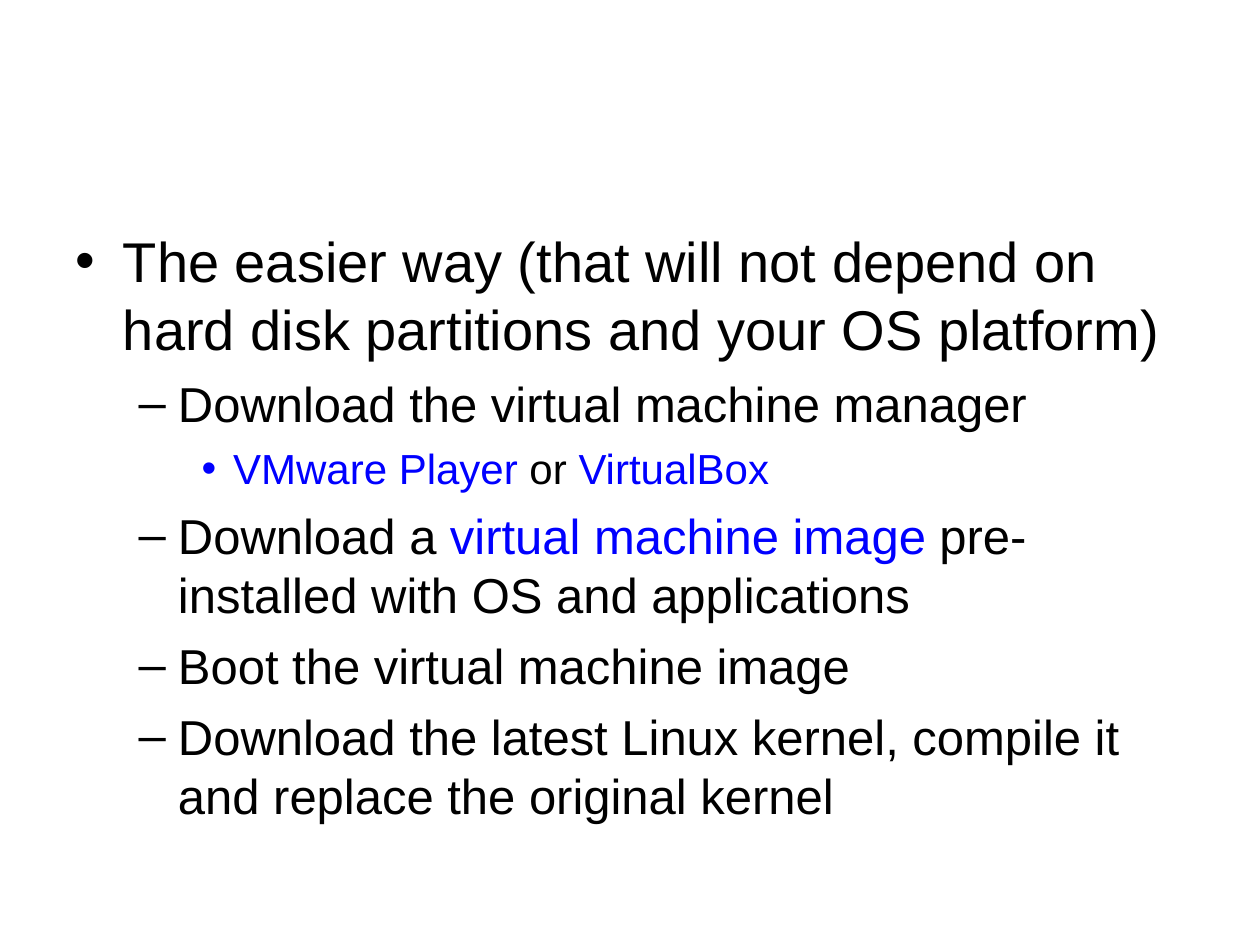
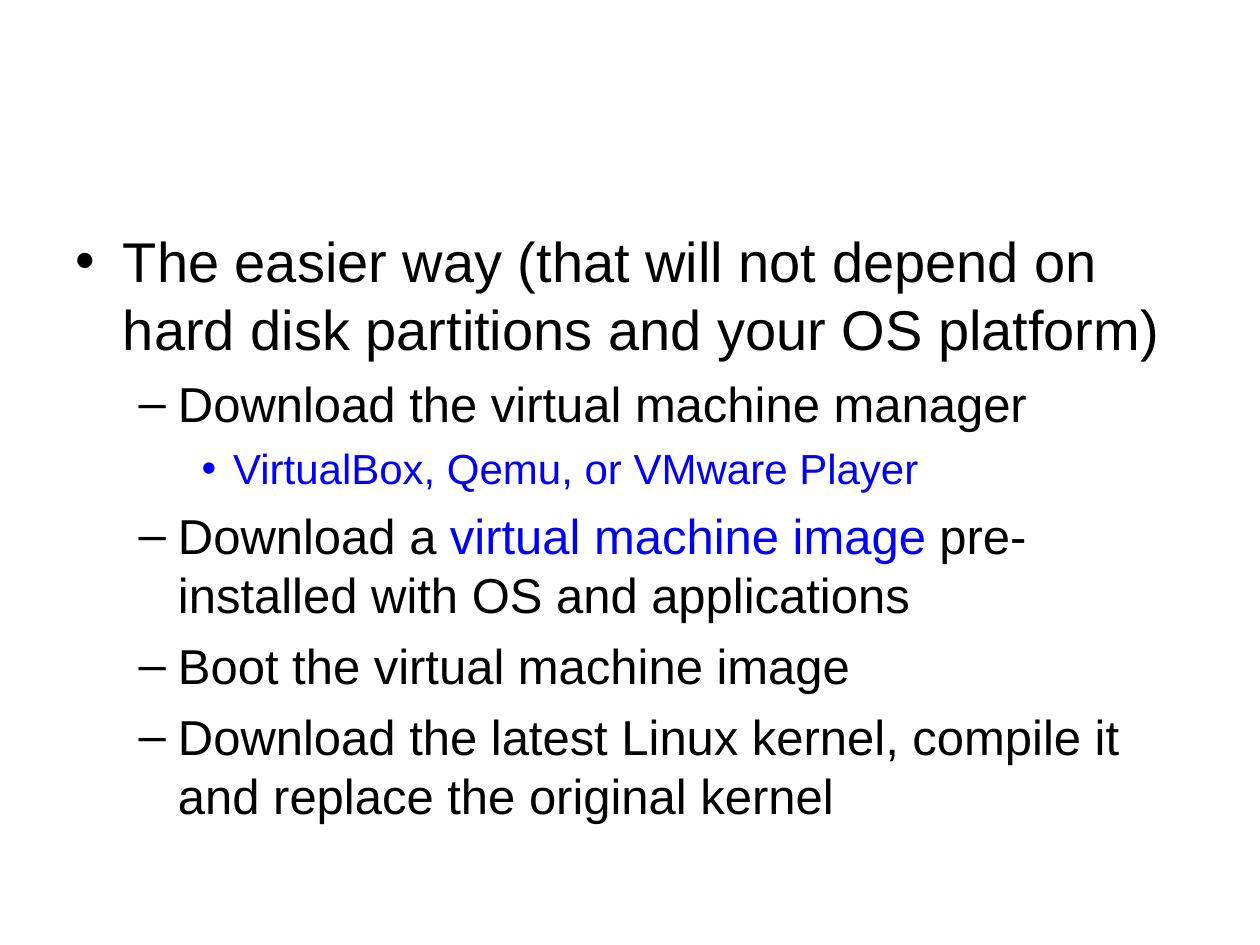
Before and after one commit to chriswjh/chriswjh.github.io, a slide deck: slide 4 of OSu/Ex01.ppt. Drawn at 1260x945 pixels with LibreOffice and Linux fonts; fonts in the diff are those of the drawing. Boxes give left, top, right and bottom in pixels: in the first picture for what was removed or moved away, otherwise in the second. Text is boxed around its words. In the diff, an @@ line names an element or a change of style, - is before the commit and + after.

```diff
--- a/OSu/Ex01.ppt
+++ b/OSu/Ex01.ppt
@@ text at box(233, 453, 918, 493): text changed @@
-    • VMware Player or VirtualBox
+    • VirtualBox, Qemu, or VMware Player
```
Also in this commit, not shown: 8 other slides changed, 2 slides added, 2 slides removed.
